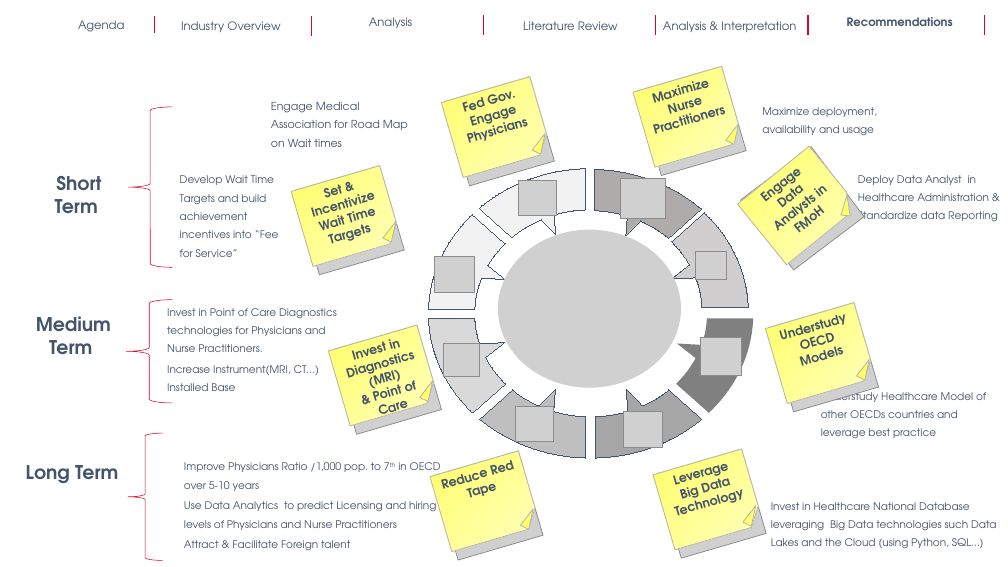
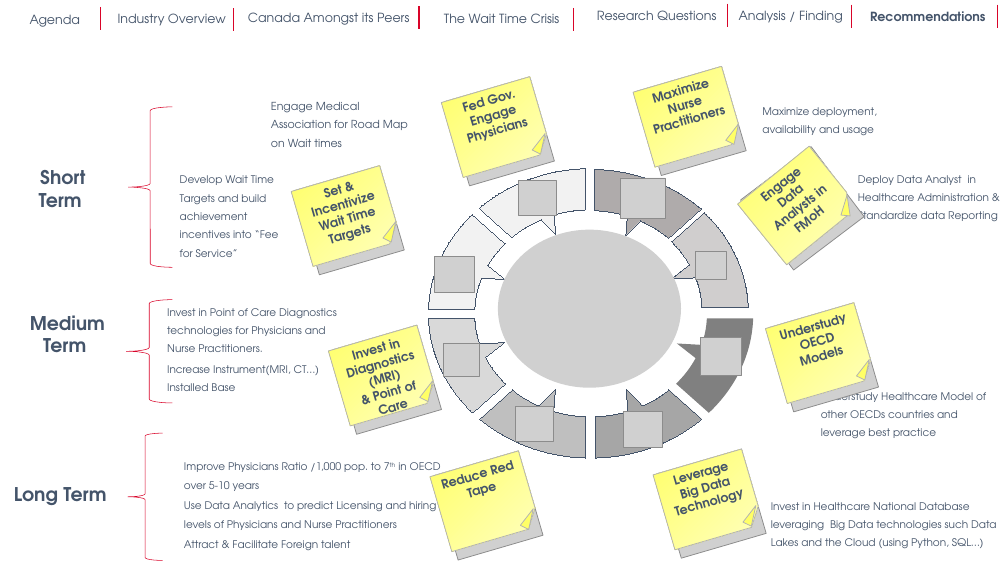
Before and after one commit to Dioelikem/Dio-Elikem-s-Portfolio, a slide deck: slide 17 of Seneca College BAN 240 Business Analytics Capstone Group 2_Final.pptx (slide 16 before the commit). Drawn at 1008x567 pixels with LibreOffice and Linux fonts; fonts in the diff are those of the drawing; grey boxes stand for pictures. Boxes give left, top, right and bottom in pixels: in the first picture for what was removed or moved away, otherwise in the second. Text is boxed around its words. In the diff, an @@ line names an element or a change of style, - is before the commit and + after.

```diff
--- a/Seneca College BAN 240 Business Analytics Capstone Group 2_Final.pptx
+++ b/Seneca College BAN 240 Business Analytics Capstone Group 2_Final.pptx
@@ text "Agenda" moved from (x1=78, y1=20, x2=124, y2=32) to (x1=30, y1=14, x2=81, y2=27) @@
@@ line moved from (154, 16) - (154, 33) to (101, 7) - (101, 29) @@
@@ size 11 to 12 pt in 3 elements at (x1=30, y1=14, x2=81, y2=27), (x1=870, y1=11, x2=985, y2=21), (x1=118, y1=13, x2=226, y2=25) @@
@@ text "Industry Overview" moved from (x1=181, y1=21, x2=280, y2=32) to (x1=118, y1=13, x2=226, y2=25) @@
@@ line moved from (312, 16) - (312, 36) to (234, 8) - (234, 31) @@
@@ text removed at (x1=369, y1=17, x2=412, y2=28) @@
-Analysis
@@ line moved from (484, 14) - (484, 35) to (419, 7) - (419, 29) @@
@@ text removed at (x1=523, y1=21, x2=618, y2=30) @@
-Literature Review
@@ group added at (x1=248, y1=8, x2=716, y2=31): 3 texts, 1 line @@
+Canada Amongst its Peers
+The Wait Time Crisis
+Research Questions
@@ line moved from (656, 14) - (656, 35) to (728, 4) - (728, 26) @@
@@ text at (x1=739, y1=10, x2=843, y2=23): text changed; size 11 to 12 pt @@
-Analysis & Interpretation
+Analysis / Finding
@@ line moved from (808, 15) - (808, 35) to (851, 5) - (851, 27) @@
@@ text "Recommendations" moved from (x1=847, y1=17, x2=953, y2=26) to (x1=870, y1=11, x2=985, y2=21) @@
@@ line moved from (985, 15) - (985, 35) to (997, 5) - (997, 27) @@
@@ text "Short Term" moved from (x1=55, y1=176, x2=101, y2=213) to (x1=39, y1=170, x2=85, y2=207) @@
@@ text "Medium Term" moved from (x1=36, y1=316, x2=111, y2=354) to (x1=30, y1=315, x2=105, y2=352) @@
@@ text "Long Term" moved from (x1=26, y1=465, x2=118, y2=483) to (x1=14, y1=487, x2=106, y2=505) @@
```
Also in this commit, not shown: 1 other slide changed, 1 slide added.
